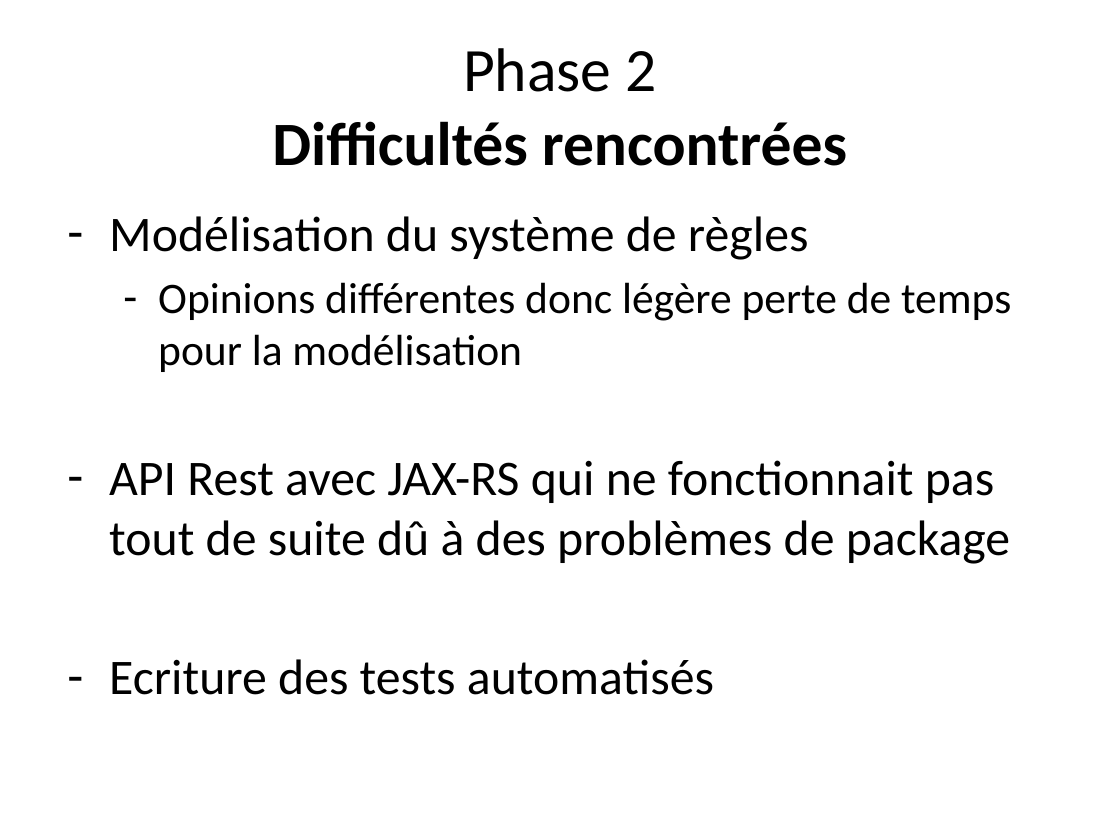
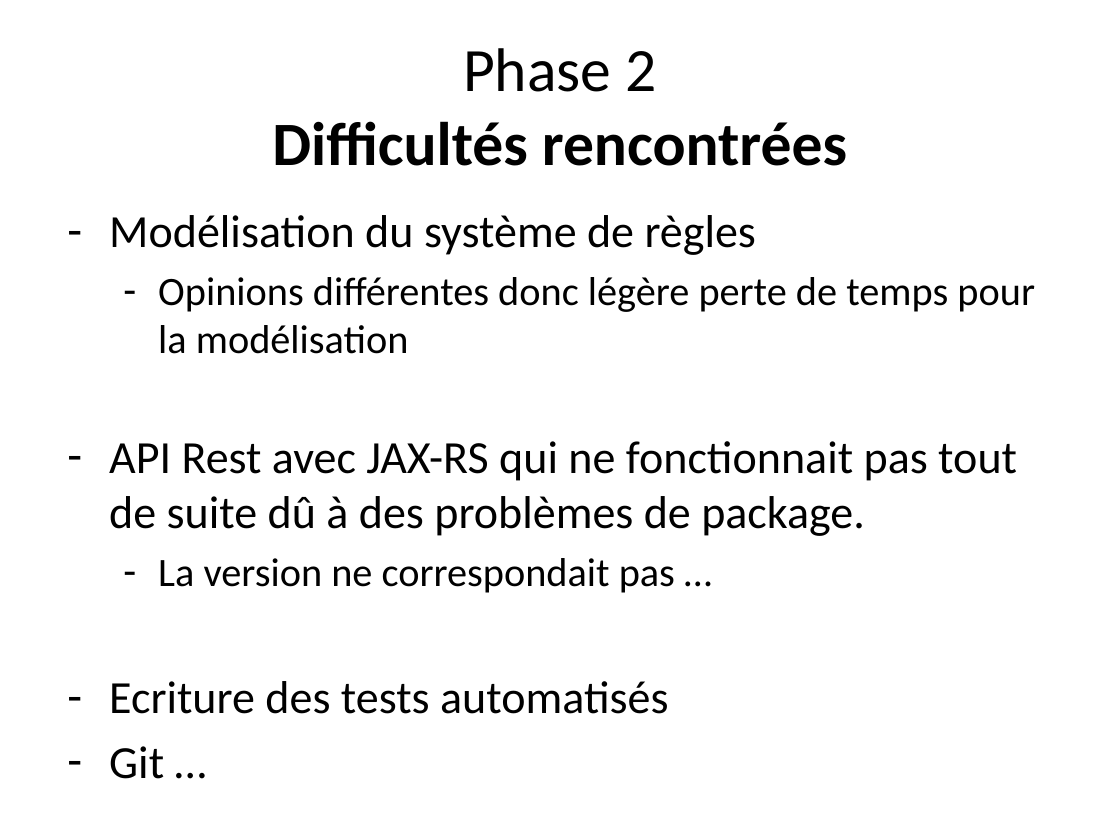
Before and after one commit to michellesakam/Teaching-HEIGVD-AMT-2015-Project, a slide deck: slide 6 of presentation/presentation.pptx. Drawn at 1120x840 pixels with LibreOffice and Linux fonts; fonts in the diff are those of the drawing. Boxes give left, top, right and bottom in pixels: in the first picture for what was removed or moved away, otherwise in the second. Text is boxed around its words. In the diff, an @@ line names an element or a change of style, - is before the commit and + after.

Commit message:
presentation

```diff
--- a/presentation/presentation.pptx
+++ b/presentation/presentation.pptx
@@ text at [109, 215, 1035, 714]: paragraph added @@
+– Git …
@@ text at [109, 215, 1035, 714]: size 32 to 29.6 pt in "Modélisation du système de règles", "Ecriture des tests automatisés"; size 28 to 25.9 pt in "Opinions différentes donc légère perte de temps ..." @@
@@ text at [109, 441, 1017, 593]: text changed; size 32 to 29.6 pt @@
-– API Rest avec JAX-RS qui ne fonctionnait pas tout de suite dû à des problèmes de package
+– API Rest avec JAX-RS qui ne fonctionnait pas tout de suite dû à des problèmes de package.
+  – La version ne correspondait pas …
```
Also in this commit, not shown: 1 other file.
